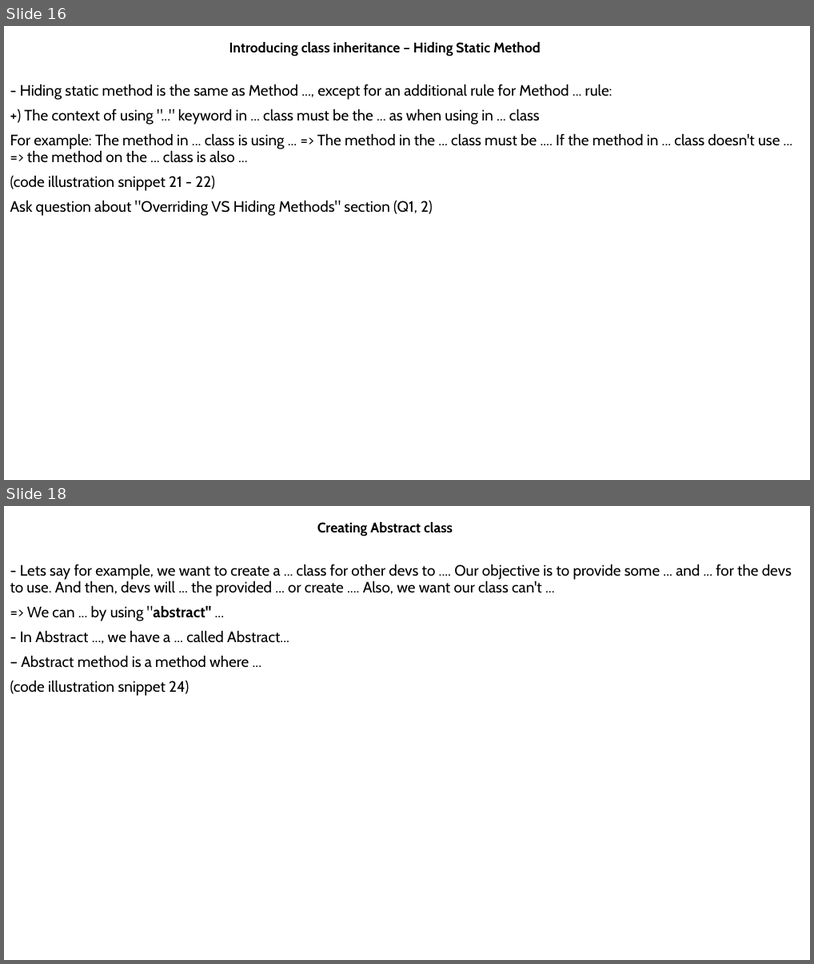
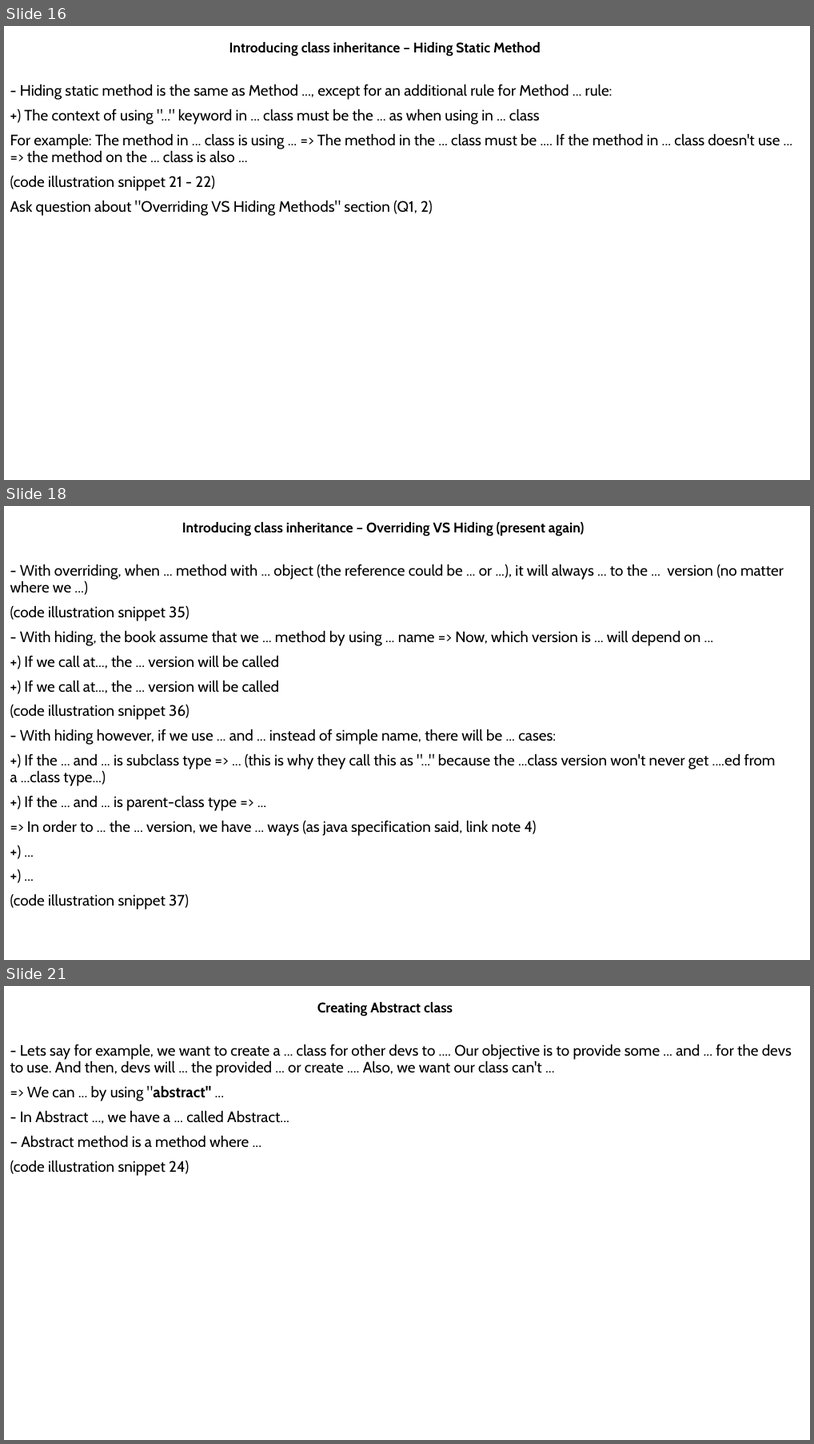
Before and after one commit to MaiDinhVinh/CS-Java, a slide deck: self-study resources/J8SE1/Chapter 5 - Class Design.pptx. Shown one above the other, each under a label of ours: slides 16 and 18 before the commit, slides 16, 18 and 21 after it; the slides between them are not shown. The pictures are 814x964 and 814x1444 pixels, drawn with LibreOffice and Linux fonts; fonts in the diff are those of the drawing. Boxes give left, top, right and bottom in pixels: in the first picture for what was removed or moved away, otherwise in the second. Text is boxed around its words. In the diff, an @@ line names an element or a change of style, - is before the commit and + after.

```diff
--- a/self-study resources/J8SE1/Chapter 5 - Class Design.pptx
+++ b/self-study resources/J8SE1/Chapter 5 - Class Design.pptx
@@ slide 18 added at (x1=4, y1=506, x2=810, y2=960), background #FFFFFF @@
@@ subtitle added at (x1=182, y1=522, x2=584, y2=536), 16.6 pt, text #000000, bold @@
+Introducing class inheritance – Overriding VS Hiding (present again)
@@ text added at (x1=10, y1=564, x2=784, y2=909), 18 pt, text #000000 @@
+- With overriding, when ... method with ... object (the reference could be ... or ...), it will always ... to the ... version (no matter where we ...)
+(code illustration snippet 35)
+- With hiding, the book assume that we ... method by using ... name => Now, which version is ... will depend on ...
++) If we call at..., the ... version will be called
++) If we call at..., the ... version will be called
+(code illustration snippet 36)
+- With hiding however, if we use ... and ... instead of simple name, there will be ... cases:
++) If the ... and ... is subclass type => ... (this is why they call this as "..." because the ...class version won't never get ....ed from a ...class type...)
++) If the ... and ... is parent-class type => ...
+=> In order to ... the ... version, we have ... ways (as java specification said, link note 4)
++) ...
++) ...
+(code illustration snippet 37)
@@ what was slide 18 is now slide 21 @@
```
Also in this commit, not shown: 3 slides changed, 10 other slides added.
